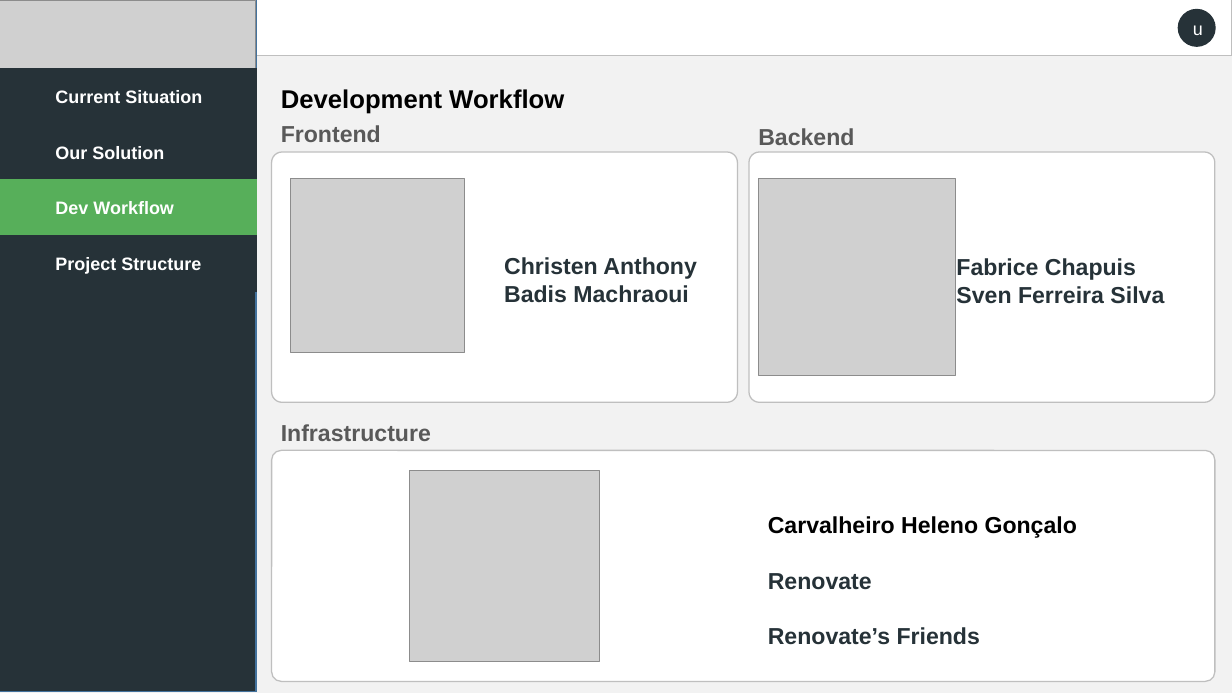
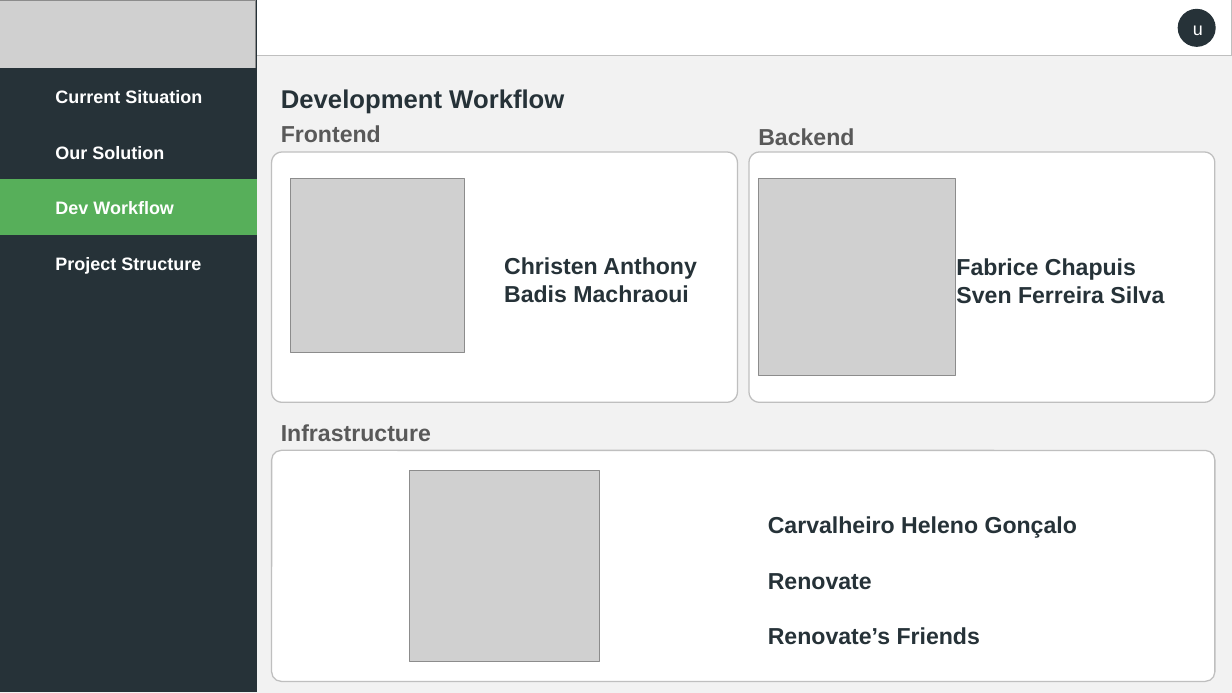
Before and after one commit to terraharbor/project-management, a slide deck: slide 4 of presentation_slides/Terraharbor_PDG_groupe04A.pptx. Drawn at 1232x693 pixels with LibreOffice and Linux fonts; fonts in the diff are those of the drawing; grey boxes stand for pictures. Boxes give left, top, right and bottom in pixels: in the first picture for what was removed or moved away, otherwise in the second. Text is boxed around its words. In the diff, an @@ line names an element or a change of style, - is before the commit and + after.

```diff
--- a/presentation_slides/Terraharbor_PDG_groupe04A.pptx
+++ b/presentation_slides/Terraharbor_PDG_groupe04A.pptx
@@ rectangle at (0, 0, 256, 691): outline #43739E 1 pt to #263238 1 pt @@
@@ text "Development Workflow" at (281, 89, 564, 114): text colour #000000 to #263238 @@
@@ text at (768, 516, 1077, 538): text colour #000000 to #263238 in "Carvalheiro Heleno Gonçalo" @@
```
Also in this commit, not shown: 5 other slides changed, 2 other files.
